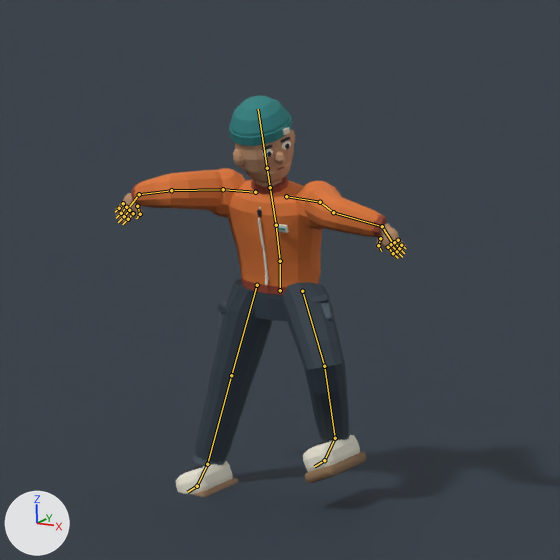
Two versions of the Blender file art/characters/ssk_skater.blend, one commit apart.
The view is the same before and after, from the file's camera 'Character portrait'. Arrows for +X, +Y and +Z are at lower left; the lights stay in place. The older version comes first. Both versions are drawn at frame 3 of the action 'ollie_pop'; the numbers are the values there. The bones that change, and the others that lie on the model, are drawn over the model as lines.

Objects in the first picture: 'Skater_Mesh', 'Studio floor'.
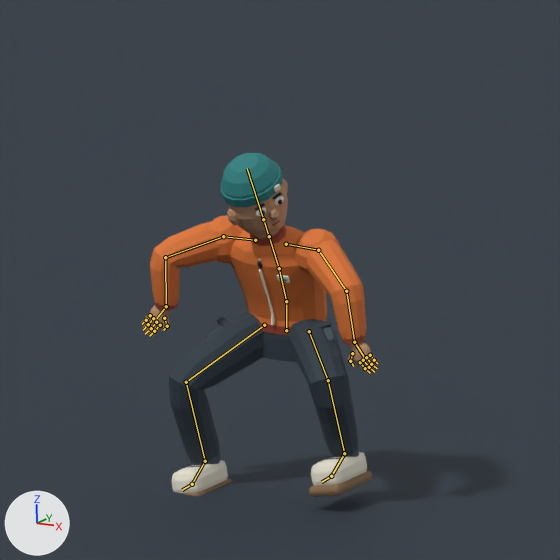
Boxes [x1, y1, x2, y2] around the edits, measured in the pictures (560 x 560 px):
```json
{"object": "Skater_Mesh", "change": "posed", "before": [115, 95, 406, 497], "after": [142, 153, 378, 497], "on screen": "19% narrower, 14% shorter"}
{"bone": "pelvis", "before": "(280, 290) to (280, 261)", "after": "(286, 330) to (286, 301)"}
{"bone": "spine", "before": "(280, 261) to (276, 225)", "after": "(286, 301) to (279, 268)"}
{"bone": "chest", "before": "(276, 225) to (270, 187)", "after": "(279, 268) to (269, 236)"}
```

Scene script edits in JSON lines:
```json
{"block": "bone_pelvis", "where": "bone_pelvis = bpy.data.objects['Skater_Rig'].pose.bones['pelvis']  # child of 'root'"}
{"op": "set", "path": "bone_pelvis.location", "old": "(-0.03, -0.09, -0.056)", "new": "(-0.034, -0.27, -0.119)"}
{"op": "set", "path": "bone_pelvis.rotation_quaternion", "old": "(1.0, 0.0, 0.0, 0.0)", "new": "(1.0, 0.0, -0.017, 0.0)", "note": "degrees (0, 0, 0) -> degrees (0, -2, 0)"}
{"block": "bone_spine", "where": "bone_spine = bpy.data.objects['Skater_Rig'].pose.bones['spine']  # child of 'pelvis'"}
{"op": "set", "path": "bone_spine.rotation_quaternion", "old": "(0.995, 0.103, 0.0, 0.0)", "new": "(0.982, 0.187, 0.0, 0.0)", "note": "degrees (12, 0, 0) -> degrees (22, 0, 0)"}
{"block": "bone_chest", "where": "bone_chest = bpy.data.objects['Skater_Rig'].pose.bones['chest']  # child of 'spine'"}
{"op": "set", "path": "bone_chest.rotation_quaternion", "old": "(0.999, 0.04, 0.0, 0.0)", "new": "(0.998, 0.06, 0.0, 0.0)", "note": "degrees (5, 0, 0) -> degrees (7, 0, 0)"}
{"block": "bone_ctrl_foot_l", "where": "bone_ctrl_foot_l = bpy.data.objects['Skater_Rig'].pose.bones['CTRL_foot.L']  # child of 'root'"}
{"op": "set", "path": "bone_ctrl_foot_l.location", "old": "(0.109, -0.048, -0.098)", "new": "(0.153, -0.023, -0.047)"}
{"op": "set", "path": "bone_ctrl_foot_l.rotation_quaternion", "old": "(0.982, 0.0, 0.169, -0.083)", "new": "(0.996, 0.0, 0.076, -0.037)", "note": "degrees (-2, 19, -10) -> degrees (0, 9, -4)"}
{"block": "bone_ctrl_hand_l", "where": "bone_ctrl_hand_l = bpy.data.objects['Skater_Rig'].pose.bones['CTRL_hand.L']  # child of 'root'"}
{"op": "set", "path": "bone_ctrl_hand_l.location", "old": "(0.206, -0.15, -0.016)", "new": "(-0.154, 0.153, -0.24)"}
{"block": "bone_ctrl_foot_r", "where": "bone_ctrl_foot_r = bpy.data.objects['Skater_Rig'].pose.bones['CTRL_foot.R']  # child of 'root'"}
{"op": "set", "path": "bone_ctrl_foot_r.location", "old": "(-0.205, 0.057, 0.115)", "new": "(-0.197, 0.025, 0.05)"}
{"op": "set", "path": "bone_ctrl_foot_r.rotation_quaternion", "old": "(0.982, 0.0, 0.169, -0.083)", "new": "(0.996, 0.0, 0.076, -0.037)", "note": "degrees (-2, 19, -10) -> degrees (0, 9, -4)"}
{"block": "bone_ctrl_hand_r", "where": "bone_ctrl_hand_r = bpy.data.objects['Skater_Rig'].pose.bones['CTRL_hand.R']  # child of 'root'"}
{"op": "set", "path": "bone_ctrl_hand_r.location", "old": "(-0.206, -0.15, -0.016)", "new": "(0.1, 0.138, -0.216)"}
```
